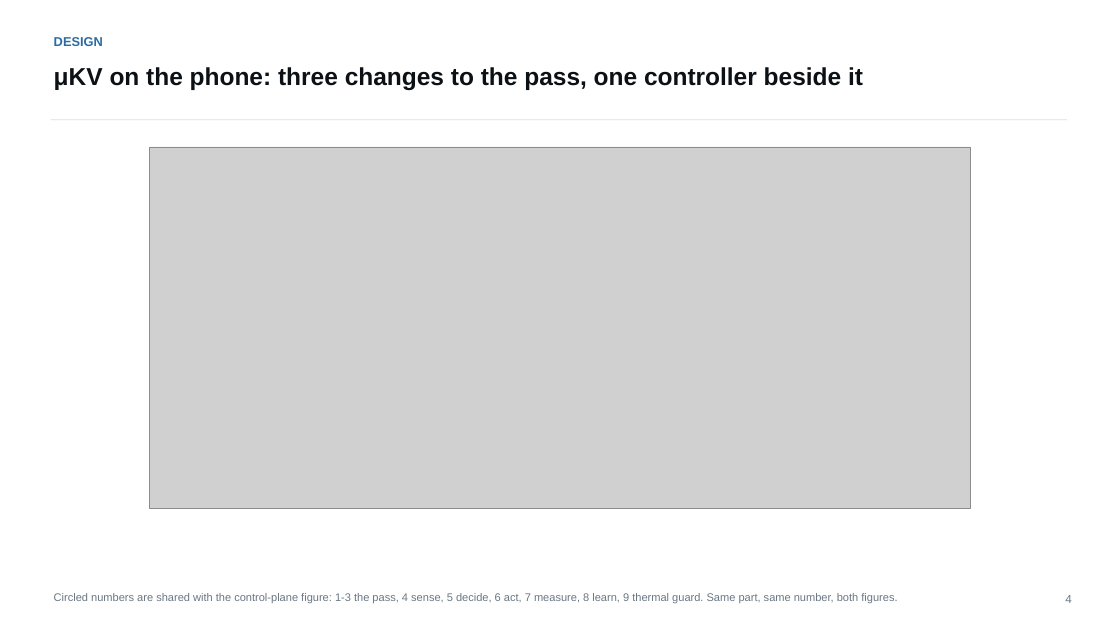
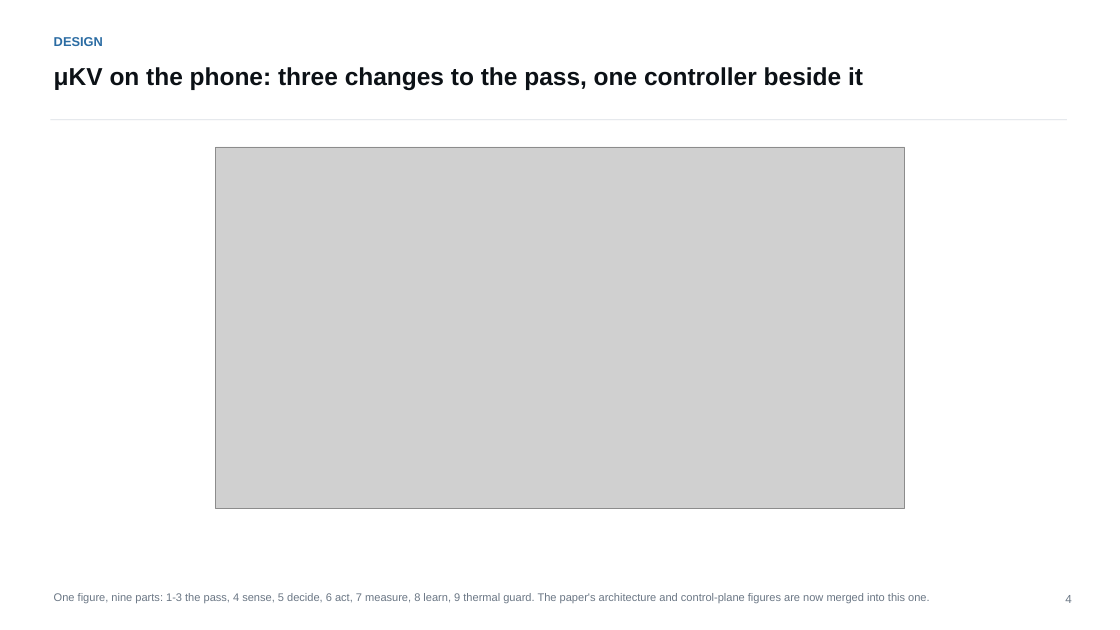
Before and after one commit to Romyull-Islam/EndurKV, a slide deck: slide 4 of muKV_full_deck.pptx. Drawn at 1120x630 pixels with LibreOffice and Linux fonts; fonts in the diff are those of the drawing; grey boxes stand for pictures. Boxes give left, top, right and bottom in pixels: in the first picture for what was removed or moved away, otherwise in the second. Text is boxed around its words. In the diff, an @@ line names an element or a change of style, - is before the commit and + after.

```diff
--- a/muKV_full_deck.pptx
+++ b/muKV_full_deck.pptx
@@ picture: place and size @@
-picture at (150, 147, 970, 508)
+picture at (216, 147, 905, 508)
@@ text at (54, 593, 930, 603): text changed @@
-Circled numbers are shared with the control-plane figure: 1-3 the pass, 4 sense, 5 decide, 6 act, 7 measure, 8 learn, 9 thermal guard. Same part, same number, both figures.
+One figure, nine parts: 1-3 the pass, 4 sense, 5 decide, 6 act, 7 measure, 8 learn, 9 thermal guard. The paper's architecture and control-plane figures are now merged into this one.
```
Also in this commit, not shown: 1 other slide changed, 8 other files.
